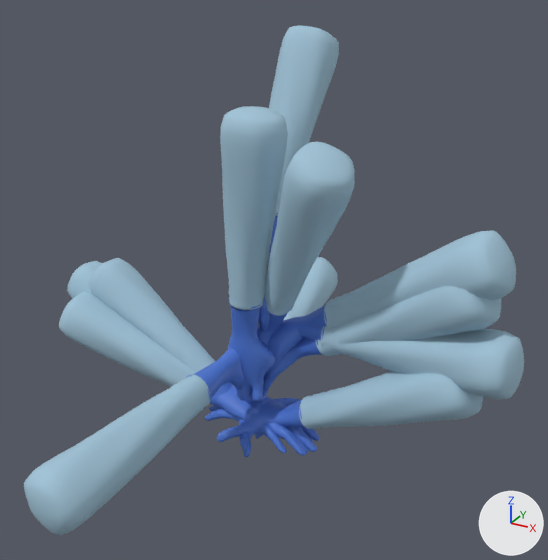
One commit to the glTF model src/web/assets/hands.glb: the scene before it, then after it.
Both versions are drawn from a 50 mm camera at (0.629, -1.089, 0.856) aimed at (0.03, 0.0, 0.312). The axes (+X, +Y, +Z) are drawn at lower right. The lights are the same throughout. The older version comes first.

Before the edit, the objects in view are built like this:
```python
me_hand_ivcannula = bpy.data.meshes.new('hand_ivCannula')
me_hand_ivcannula.from_pydata(...)  # 2746 vertices, 5440 faces; spans x -0.045..0.43, y -0.078..0.076, z 0.067..0.42
# faces by material slot: [3844, 1596]
me_hand_ivcannula.materials.append(mat_nitrile_glove)  # blue #4c76d1
me_hand_ivcannula.materials.append(mat_gown_sleeve)  # blue #a2c4d7
me_hand_needle14g = bpy.data.meshes.new('hand_needle14G')
me_hand_needle14g.from_pydata(...)  # 2746 vertices, 5440 faces; spans x -0.044..0.474, y -0.088..0.076, z 0.109..0.317
# faces by material slot: [3844, 1596]
me_hand_needle14g.materials.append(mat_nitrile_glove)  # blue #4c76d1
me_hand_needle14g.materials.append(mat_gown_sleeve)  # blue #a2c4d7
me_hand_press = bpy.data.meshes.new('hand_press')
me_hand_press.from_pydata(...)  # 2746 vertices, 5440 faces; spans x -0.423..0.126, y -0.054..0.098, z -0.022..0.259
# faces by material slot: [3844, 1596]
me_hand_press.materials.append(mat_nitrile_glove)  # blue #4c76d1
me_hand_press.materials.append(mat_gown_sleeve)  # blue #a2c4d7
ob_hand_ivcannula = bpy.data.objects.new('hand_ivCannula', me_hand_ivcannula)
ob_hand_ivcannula.location = (0.0, 0.0, 0.0)
ob_hand_needle14g = bpy.data.objects.new('hand_needle14G', me_hand_needle14g)
ob_hand_needle14g.location = (0.0, 0.0, 0.0)
ob_hand_press = bpy.data.objects.new('hand_press', me_hand_press)
ob_hand_press.location = (0.0, 0.0, 0.0)
# also in view: 'hand_forcepsGauze' at (-0.008, 0.106, 0.466); 'hand_usProbe' at (-0.069, 0.229, 0.099); 'hand_pressL' at (-0.165, -0.027, 0.083); 'hand_syringe' at (0.012, -0.045, 0.344); 'hand_stethoscope' at (-0.218, 0.02, 0.104)
```
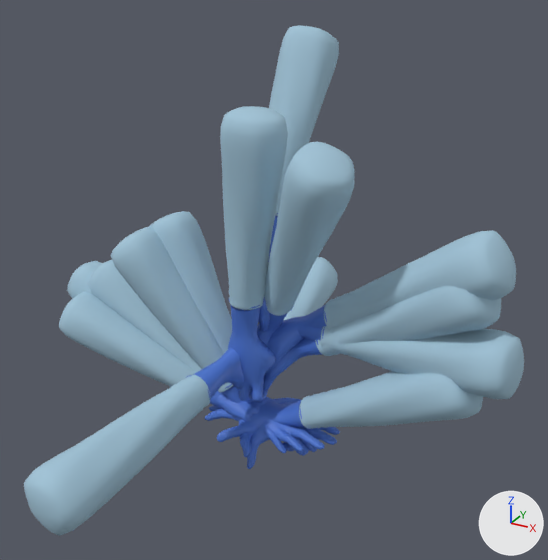
Patch to the scene script:
```diff
--- a/src/web/assets/hands.glb.py
+++ b/src/web/assets/hands.glb.py
@@ me_hand_cprtop @@
+me_hand_cprtop.from_pydata(...)  # 2746 vertices, 5440 faces; spans x -0.298..0.101, y -0.096..0.047, z -0.04..0.372
+# faces by material slot: [3844, 1596]
+me_hand_cprtop.materials.append(mat_nitrile_glove)  # blue #4c76d1
+me_hand_cprtop.materials.append(mat_gown_sleeve)  # blue #a2c4d7
@@ me_hand_cprbottom @@
+me_hand_cprbottom.from_pydata(...)  # 2746 vertices, 5440 faces; spans x -0.266..0.166, y -0.058..0.104, z -0.008..0.391
+# faces by material slot: [3844, 1596]
+me_hand_cprbottom.materials.append(mat_nitrile_glove)  # blue #4c76d1
+me_hand_cprbottom.materials.append(mat_gown_sleeve)  # blue #a2c4d7
@@ ob_hand_cprtop @@
+ob_hand_cprtop = bpy.data.objects.new('hand_cprTop', me_hand_cprtop)
+ob_hand_cprtop.location = (0.0, 0.0, 0.0)
@@ ob_hand_cprbottom @@
+ob_hand_cprbottom = bpy.data.objects.new('hand_cprBottom', me_hand_cprbottom)
+ob_hand_cprbottom.location = (0.0, 0.0, 0.0)
```

Where the change shows, as pixel boxes (x1, y1, x2, y2) in the pictures (548 x 560 px):
'hand_cprTop', added (blue): after (111, 227, 301, 469)
    faces in mat_gown_sleeve (blue #a2c4d7): (111, 227, 233, 393)
    faces in mat_nitrile_glove (blue #4c76d1): (223, 384, 301, 469)
'hand_cprBottom', added: after (149, 211, 340, 452)
    faces in mat_gown_sleeve (blue #a2c4d7): (149, 211, 232, 353)
    faces in mat_nitrile_glove (blue #4c76d1): (229, 385, 340, 452)
